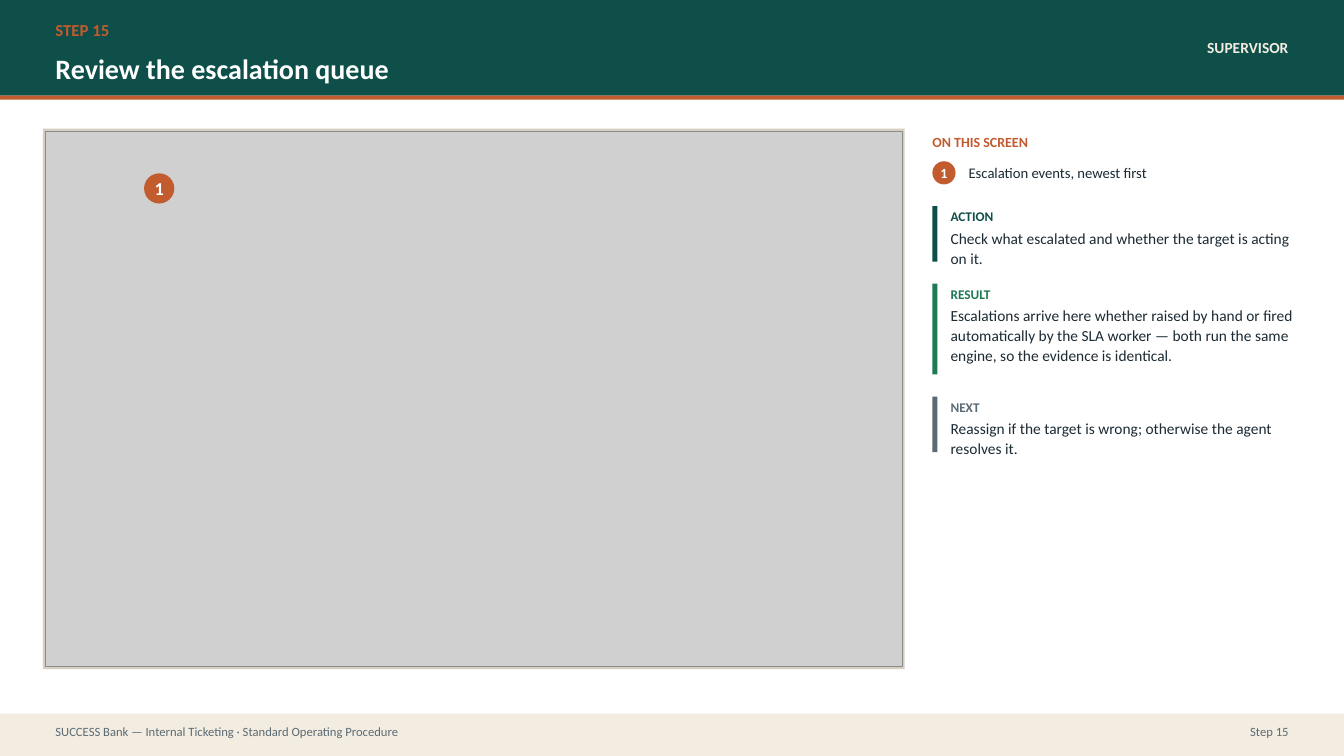
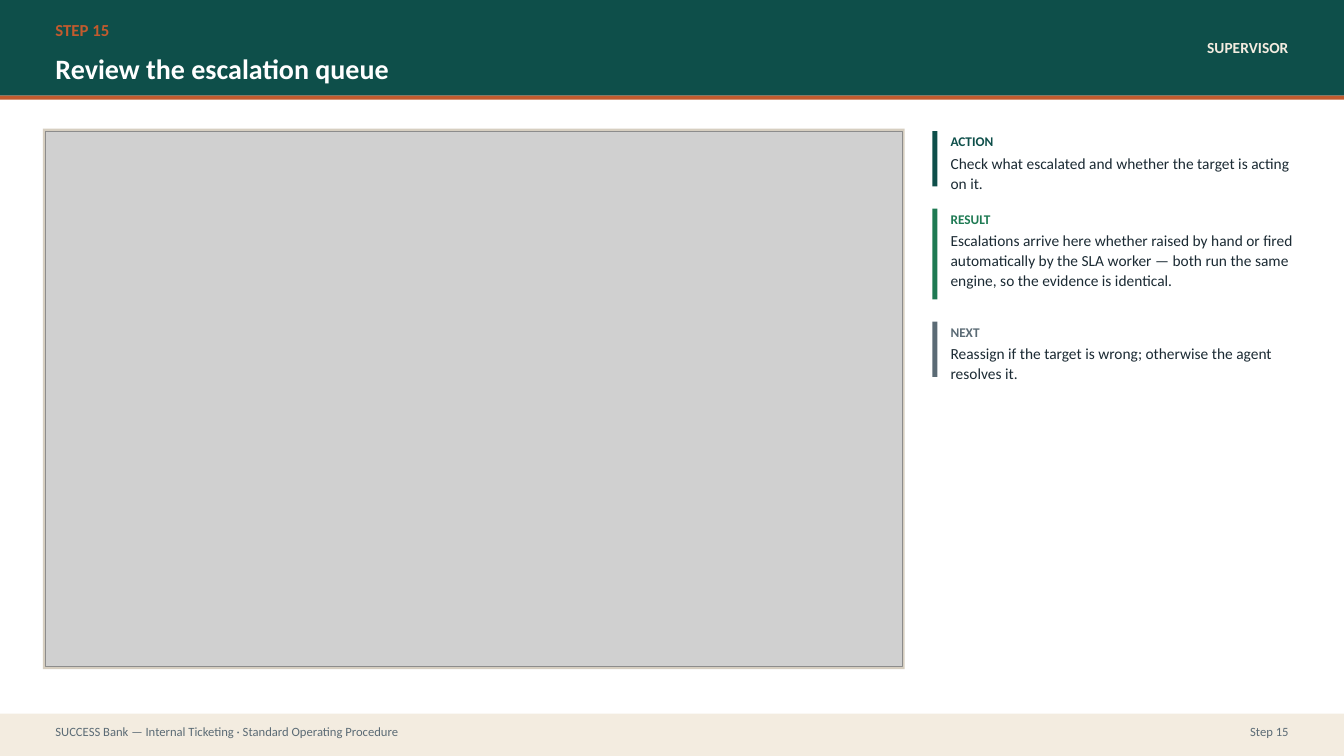
Before and after one commit to prajwal-patil-hub/Internal-Banking-Ticketing-System, a slide deck: slide 30 of docs/sop/SUCCESS-Bank-Ticketing-SOP.pptx. Drawn at 1344x756 pixels with LibreOffice and Linux fonts; fonts in the diff are those of the drawing; grey boxes stand for pictures. Boxes give left, top, right and bottom in pixels: in the first picture for what was removed or moved away, otherwise in the second. Text is boxed around its words. In the diff, an @@ line names an element or a change of style, - is before the commit and + after.

```diff
--- a/docs/sop/SUCCESS-Bank-Ticketing-SOP.pptx
+++ b/docs/sop/SUCCESS-Bank-Ticketing-SOP.pptx
@@ text removed at (932, 138, 1028, 147) @@
-ON THIS SCREEN
@@ ellipse removed at (144, 173, 174, 204) @@
-1
@@ ellipse removed at (933, 161, 956, 185) @@
-1
@@ text removed at (969, 168, 1147, 180) @@
-Escalation events, newest first
@@ 6 texts, 3 rectangles: place and size @@
-6 texts, 3 rectangles at (933, 206, 1292, 454)
+6 texts, 3 rectangles at (933, 131, 1292, 379)
```
Also in this commit, not shown: 14 other slides changed, 3 other files.
